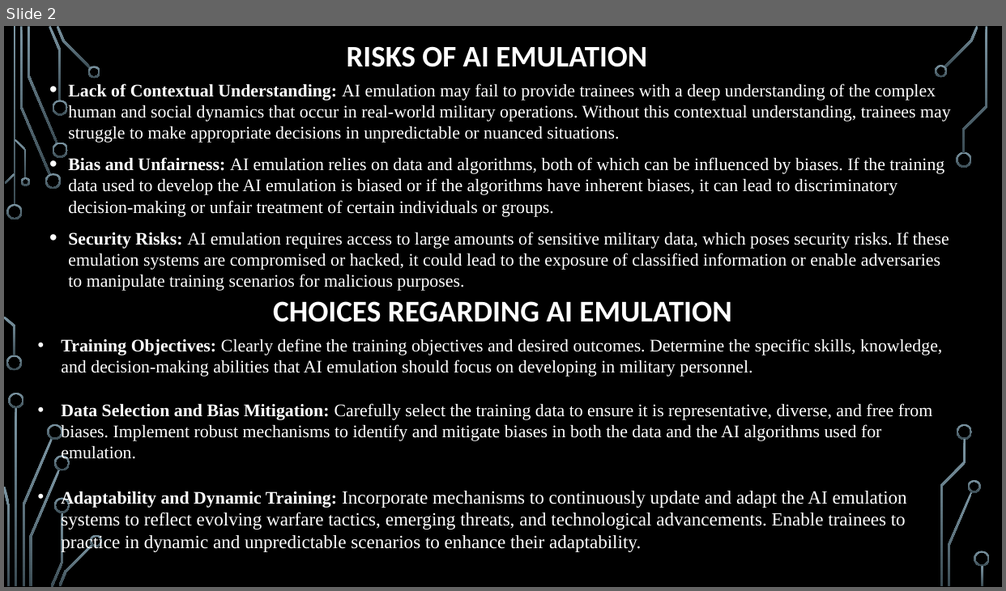
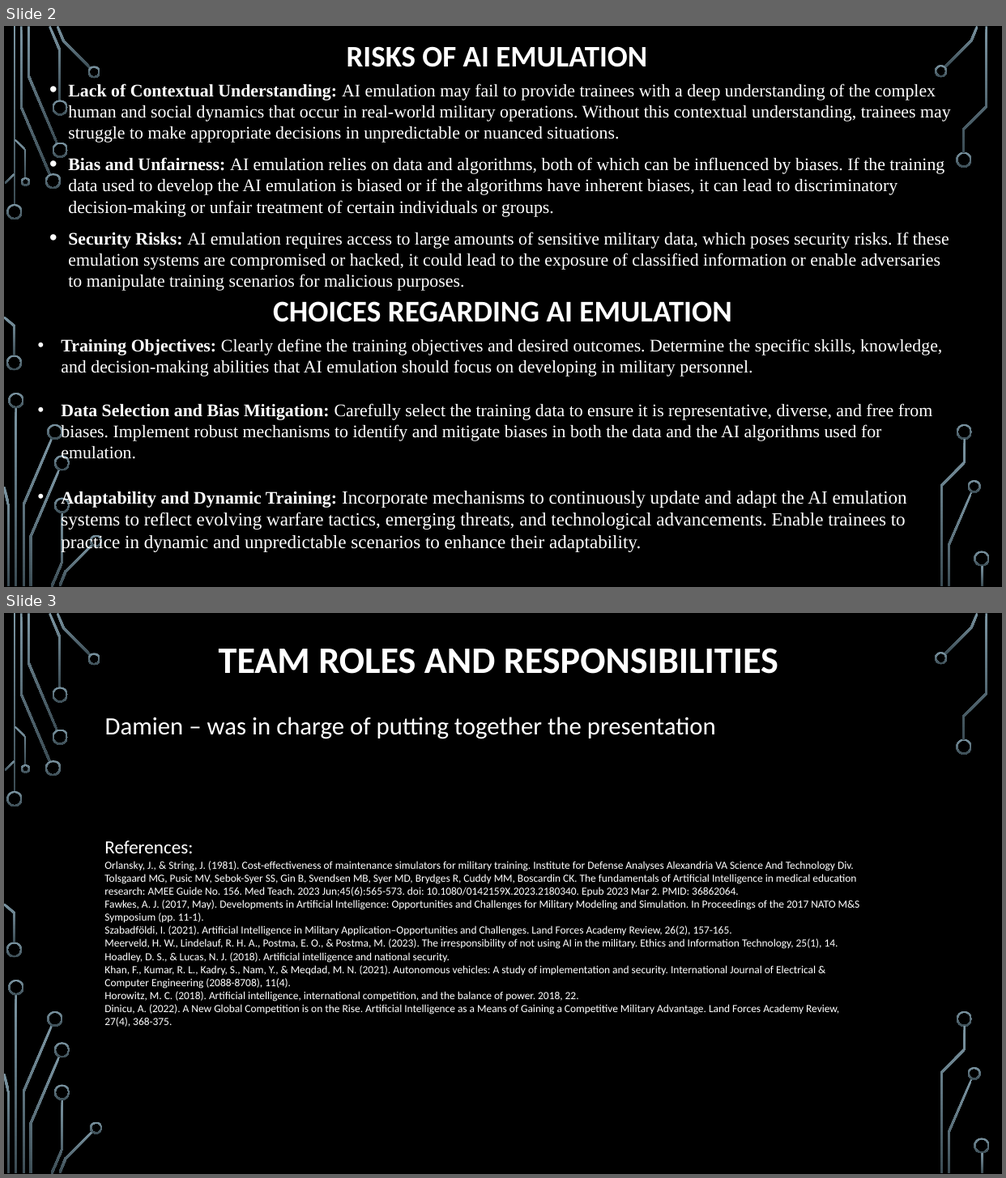
Before and after one commit to damienhovind/damienhovind.github.io, a slide deck: Assignment 3 power point new.pptx. Shown one above the other, each under a label of ours: slide 2 before the commit, slides 2 and 3 after it. The pictures are 1006x591 and 1006x1178 pixels, drawn with LibreOffice and Linux fonts; fonts in the diff are those of the drawing; background and template pictures are left out. Boxes give left, top, right and bottom in pixels: in the first picture for what was removed or moved away, otherwise in the second. Text is boxed around its words. In the diff, an @@ line names an element or a change of style, - is before the commit and + after.

```diff
--- a/Assignment 3 power point new.pptx
+++ b/Assignment 3 power point new.pptx
@@ slide 3 added at (4,613,1002,1174), background picture (left out); not listed: 36 template elements that a slide beside it also shows @@
@@ title added at (219,648,778,674), 36 pt, text #FFFFFF, bold @@
+TEAM ROLES AND RESPONSIBILITIES
@@ text added at (105,717,716,739), 24 pt, text #FFFFFF @@
+Damien – was in charge of putting together the presentation
@@ text added at (104,841,860,1027), 10.5 pt, text #FFFFFF @@
+References:
+Orlansky, J., & String, J. (1981). Cost-effectiveness of maintenance simulators for military training. Institute for Defense Analyses Alexandria VA Science And Technology Div.
+Tolsgaard MG, Pusic MV, Sebok-Syer SS, Gin B, Svendsen MB, Syer MD, Brydges R, Cuddy MM, Boscardin CK. The fundamentals of Artificial Intelligence in medical education research: AMEE Guide No. 156. Med Teach. 2023 Jun;45(6):565-573. doi: 10.1080/0142159X.2023.2180340. Epub 2023 Mar 2. PMID: 36862064.
+Fawkes, A. J. (2017, May). Developments in Artificial Intelligence: Opportunities and Challenges for Military Modeling and Simulation. In Proceedings of the 2017 NATO M&S Symposium (pp. 11-1).
+Szabadföldi, I. (2021). Artificial Intelligence in Military Application–Opportunities and Challenges. Land Forces Academy Review, 26(2), 157-165.
+Meerveld, H. W., Lindelauf, R. H. A., Postma, E. O., & Postma, M. (2023). The irresponsibility of not using AI in the military. Ethics and Information Technology, 25(1), 14.
+Hoadley, D. S., & Lucas, N. J. (2018). Artificial intelligence and national security.
+Khan, F., Kumar, R. L., Kadry, S., Nam, Y., & Meqdad, M. N. (2021). Autonomous vehicles: A study of implementation and security. International Journal of Electrical & Computer Engineering (2088-8708), 11(4).
+Horowitz, M. C. (2018). Artificial intelligence, international competition, and the balance of power. 2018, 22.
+Dinicu, A. (2022). A New Global Competition is on the Rise. Artificial Intelligence as a Means of Gaining a Competitive Military Advantage. Land Forces Academy Review, 27(4), 368-375.
```
Also in this commit, not shown: 1 slide changed, 1 slide removed.
